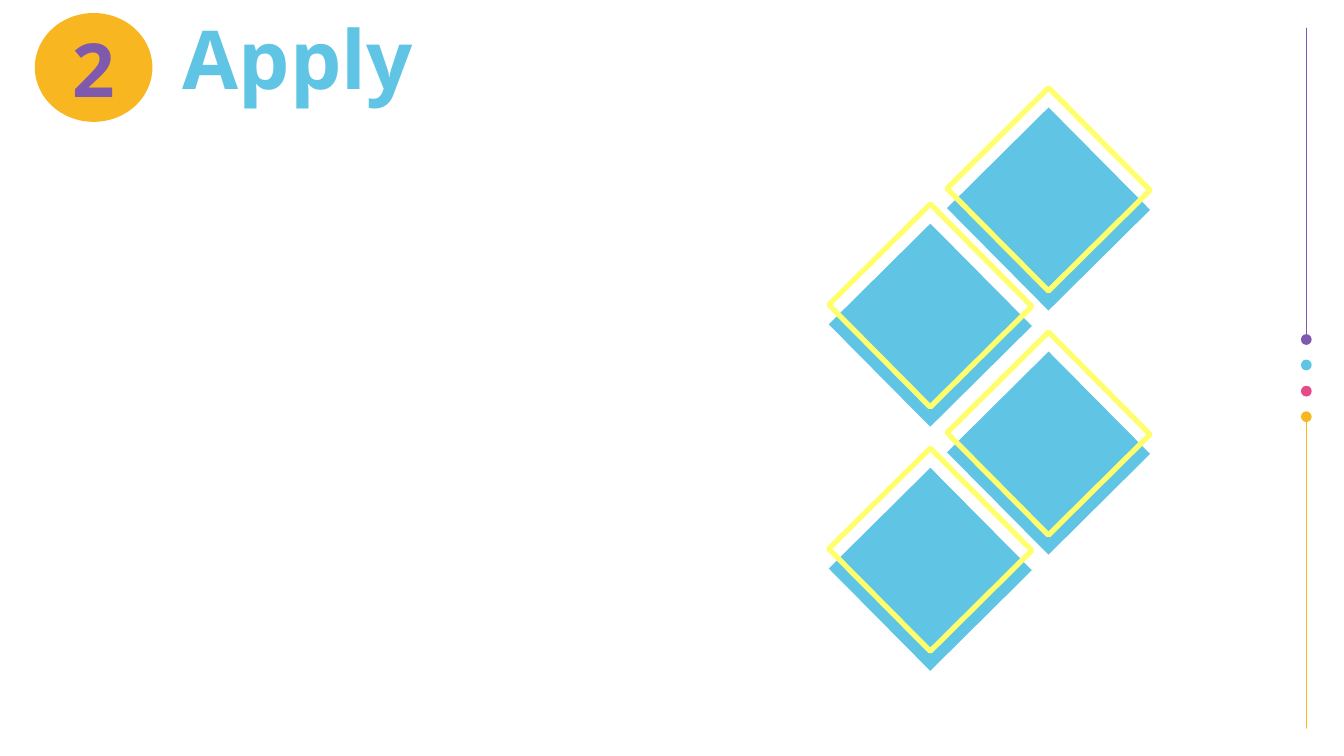
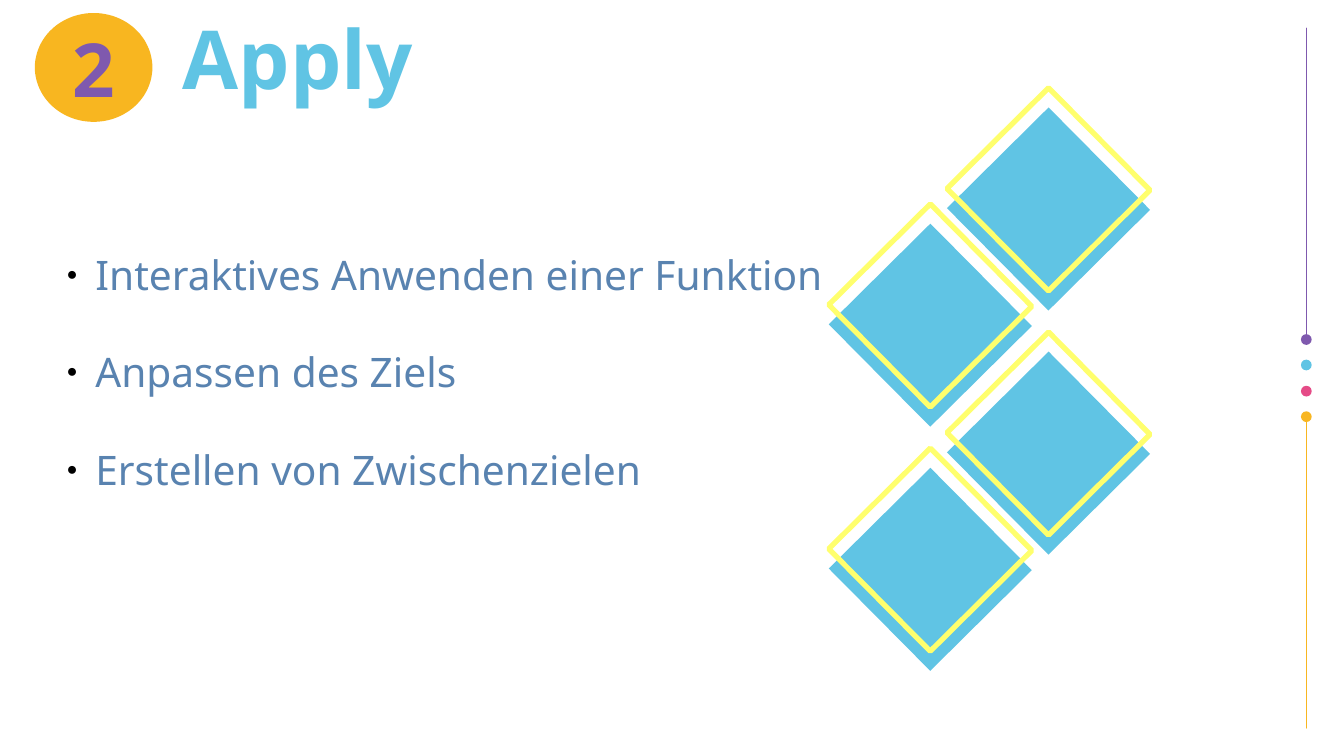
Before and after one commit to airberlin1/ProseminarBeweisassistenten, a slide deck: slide 6 of presentation.odp. Drawn at 1344x756 pixels with LibreOffice and Linux fonts; fonts in the diff are those of the drawing; background and template pictures are left out. Boxes give left, top, right and bottom in pixels: in the first picture for what was removed or moved away, otherwise in the second. Text is boxed around its words. In the diff, an @@ line names an element or a change of style, - is before the commit and + after.

```diff
--- a/presentation.odp
+++ b/presentation.odp
@@ text added at (95, 259, 822, 486), 24 pt, text #5983B0 @@
+● Interaktives Anwenden einer Funktion
+● Anpassen des Ziels
+● Erstellen von Zwischenzielen
```
Also in this commit, not shown: 1 other slide changed, 2 other files.
